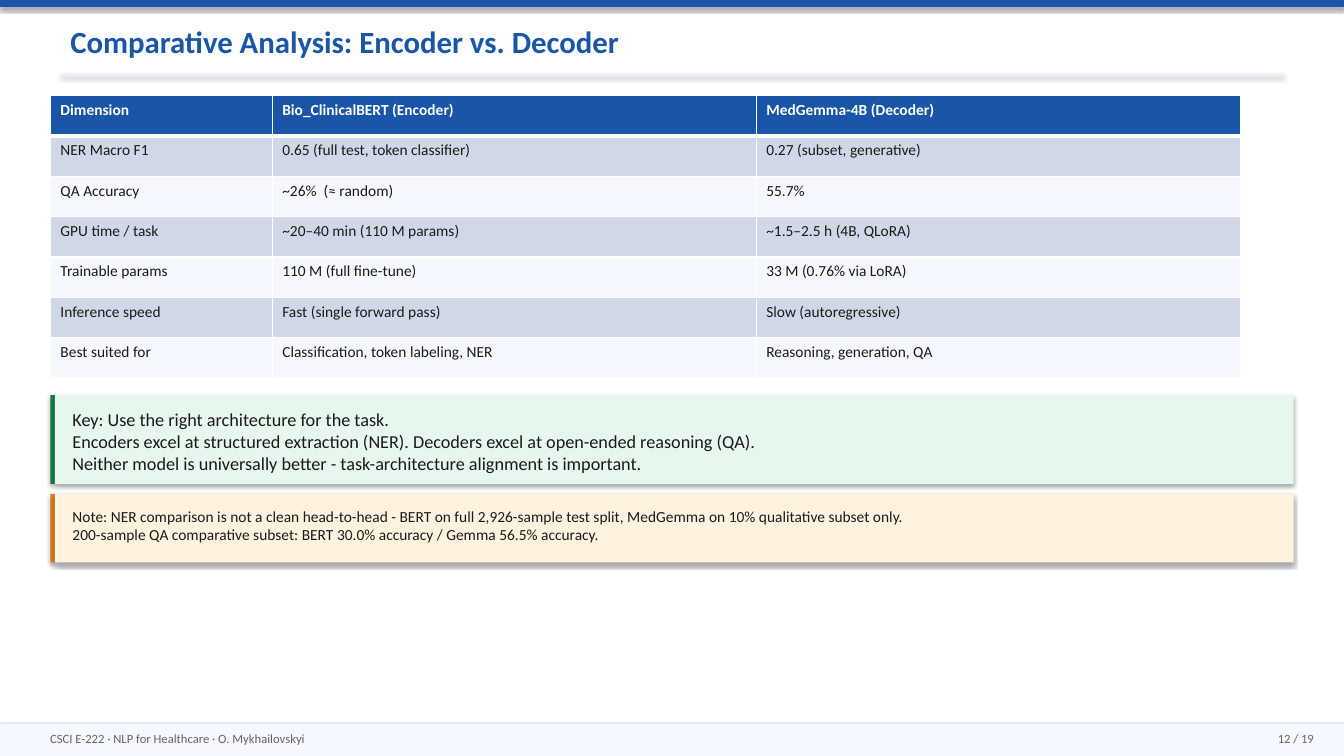
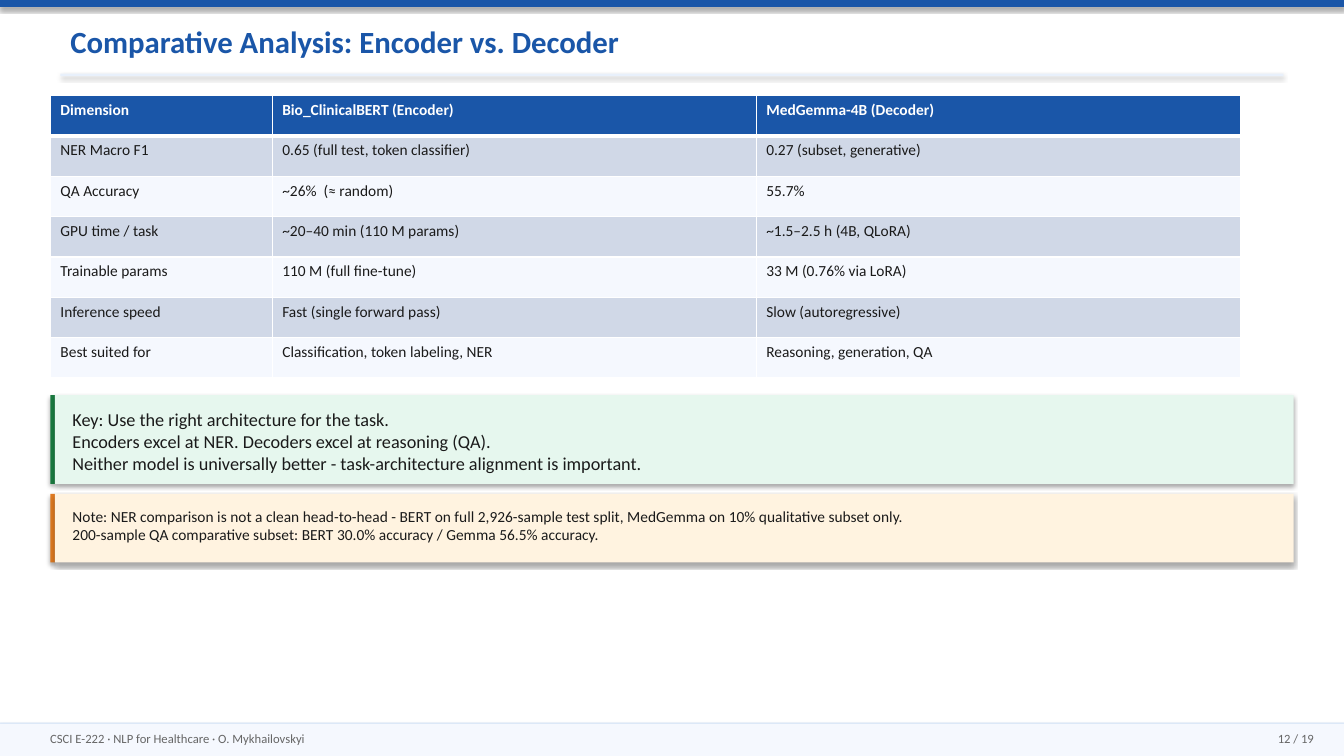
Before and after one commit to vonKleve/csci-e222-final-project, a slide deck: slide 12 of NLP_Healthcare_Mykhailovskyi.pptx. Drawn at 1344x756 pixels with LibreOffice and Linux fonts; fonts in the diff are those of the drawing. Boxes give left, top, right and bottom in pixels: in the first picture for what was removed or moved away, otherwise in the second. Text is boxed around its words. In the diff, an @@ line names an element or a change of style, - is before the commit and + after.

```diff
--- a/NLP_Healthcare_Mykhailovskyi.pptx
+++ b/NLP_Healthcare_Mykhailovskyi.pptx
@@ text at [72, 413, 642, 473]: text changed @@
-Key: Use the right architecture for the task.
-Encoders excel at structured extraction (NER). Decoders excel at open-ended reasoning (QA).
-Neither model is universally better - task-architecture alignment is important.
+Key: Use the right architecture for the task.
+Encoders excel at NER. Decoders excel at reasoning (QA).
+Neither model is universally better - task-architecture alignment is important.
```
Also in this commit, not shown: 3 other slides changed, 1 other file.
